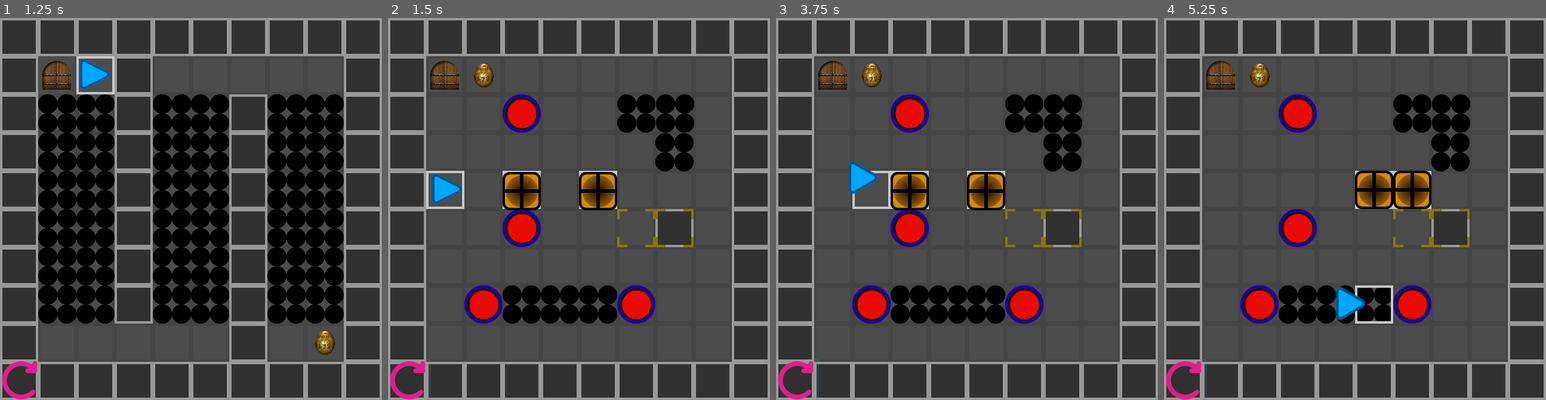
Above: before the commit, frames 1-4 (left to right).
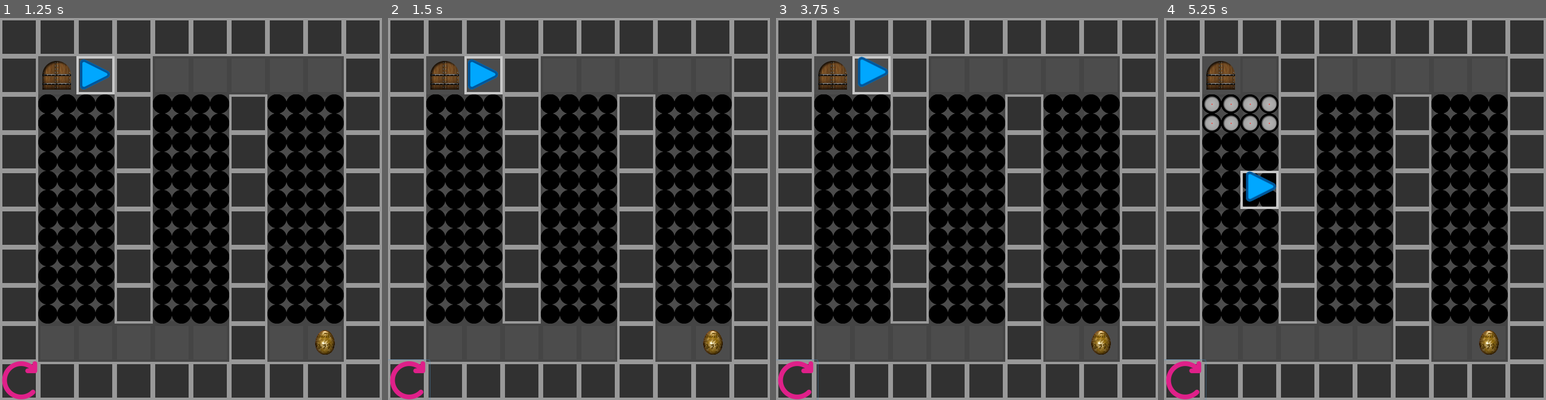
Above: after the commit, the same moments.

Repository: R4nKF1v3/minion2
Game: Godot game, scene res://Main.tscn
Same seed, same stepped clock (60 frames per second), same inputs: the game is played once before the commit and once after it.
Inputs (mouse positions are in pixels of both pictures, inside the frame that each line leads up to):
- Up to frame 1 (1.25 s): click "Start" at 0.5 s
- Up to frame 2 (1.5 s): click (407, 380) at 1.25 s
- Up to frame 3 (3.75 s): click (795, 380) at 2 s; click (795, 380) at 2.75 s; tap Enter at 3.5 s; hold Right (ui_right) from 3.53 s (still down)
- Up to frame 4 (5.25 s): release Right (ui_right) at 4.28 s; hold Down (ui_down) 4.28-5.03 s; hold Right (ui_right) from 5.03 s (still down)

Frame 1 is identical in both runs. In frame 2, 41% of the frame differs, in the area x 10-90%, y 10-90%; in frame 3, 41%; in frame 4, 42%.

Commit message:
Fixes

Diff:
--- a/Main.gd
+++ b/Main.gd
@@ -13,7 +13,6 @@
 	get_tree().paused = true
 
 func load_levels():
-	levels.push_back(preload("res://levels/levelTest/LevelTest.tscn"))
 	levels.push_back(preload("res://levels/Nivel01/Level01.tscn"))
 	levels.push_back(preload("res://levels/Nivel02/Level02.tscn"))
 	levels.push_back(preload("res://levels/EndCard/EndCard.tscn"))
--- a/globals/signals.gd
+++ b/globals/signals.gd
@@ -3,7 +3,7 @@
 signal enabled(id_list)
 signal disabled(id_list)
 signal toggle_lock(id_list)
-signal enable_wof
+signal trophy_picked_up
 signal game_start
 signal game_over
 signal level_end
--- a/levels/Nivel02/Level02.tscn
+++ b/levels/Nivel02/Level02.tscn
@@ -3,9 +3,9 @@
 [ext_resource path="res://levels/Level.tscn" type="PackedScene" id=1]
 [ext_resource path="res://props/receivers/interactables/floor_spikes/FloorSpikes.tscn" type="PackedScene" id=2]
 [ext_resource path="res://props/buttons/SequentialTrigger/SequentialTrigger.tscn" type="PackedScene" id=3]
-[ext_resource path="res://actors/box/Box.tscn" type="PackedScene" id=4]
-[ext_resource path="res://props/receivers/WallToggler/WallToggler.tscn" type="PackedScene" id=5]
-[ext_resource path="res://actors/player/Player.tscn" type="PackedScene" id=6]
+[ext_resource path="res://actors/player/Player.tscn" type="PackedScene" id=4]
+[ext_resource path="res://actors/box/Box.tscn" type="PackedScene" id=5]
+[ext_resource path="res://props/receivers/WallToggler/WallToggler.tscn" type="PackedScene" id=6]
 
 [node name="Level2" index="0" instance=ExtResource( 1 )]
 
@@ -53,17 +53,17 @@
 [node name="Sprite" parent="Props/picos antes del trofeo/SequentialTrigger2" index="0"]
 visible = false
 
-[node name="Box" parent="Props" index="1" instance=ExtResource( 4 )]
-position = Vector2( 224, 160 )
-
-[node name="WallToggler" parent="Props" index="2" instance=ExtResource( 5 )]
-position = Vector2( 351.579, 287.193 )
-
 [node name="Grid" parent="." index="2"]
 tile_data = PoolIntArray( 0, 1, 0, 1, 1, 0, 2, 1, 0, 3, 1, 0, 4, 1, 0, 5, 1, 0, 6, 1, 0, 7, 1, 0, 8, 1, 0, 9, 1, 0, 655 …(582 unchanged characters)…
 
-[node name="Player" parent="Grid" index="0" instance=ExtResource( 6 )]
+[node name="Player" parent="Grid" index="0" instance=ExtResource( 4 )]
 position = Vector2( 96.6, 100.4 )
+
+[node name="Box" parent="Grid" index="1" instance=ExtResource( 5 )]
+position = Vector2( 224, 160 )
+
+[node name="WallToggler" parent="AboveProps" index="0" instance=ExtResource( 6 )]
+position = Vector2( 351.579, 287.193 )
 
 [editable path="Props/picos antes del trofeo/SequentialTrigger"]
 
--- a/props/progress/EndLevel/EndLevel.gd
+++ b/props/progress/EndLevel/EndLevel.gd
@@ -1,8 +1,18 @@
 extends "res://props/progress/StageTrigger.gd"
 
+var enabled = false
+
+func _ready():
+	signals.connect("trophy_picked_up", self, "_on_trophy_picked")
+
 func _on_Area2D_body_entered(body):
-	if body.name == "Player":
+	if enabled and body.name == "Player":
 		signals.emit_signal("level_end")
-		$AnimationPlayer.play("open")
-		yield($AnimationPlayer, "animation_finished")
-		signals.emit_signal("pause")
+		$Timer.start()
+
+func _on_trophy_picked():
+	enabled = true
+	$AnimationPlayer.play("open")
+
+func _on_Timer_timeout():
+	signals.emit_signal("pause")
--- a/props/progress/EndLevel/EndLevel.tscn
+++ b/props/progress/EndLevel/EndLevel.tscn
@@ -40,3 +40,8 @@
 
 [node name="AnimationPlayer" type="AnimationPlayer" parent="." index="2"]
 anims/open = SubResource( 3 )
+
+[node name="Timer" type="Timer" parent="." index="3"]
+wait_time = 0.2
+one_shot = true
+[connection signal="timeout" from="Timer" to="." method="_on_Timer_timeout"]
--- a/props/progress/Trophy/Trophy.gd
+++ b/props/progress/Trophy/Trophy.gd
@@ -1,13 +1,6 @@
 extends "res://props/progress/StageTrigger.gd"
 
-var holders : = []
-
 func _on_Area2D_body_entered(body):
-	holders.push_front(body)
-	$Sprite.visible = false
-
-func _on_Area2D_body_exited(body):
-	holders.remove(holders.find(body))
-	if holders.empty():
-		signals.emit_signal("enable_wof")
-		queue_free()
+	if body.name == "Player":
+		$Sprite.visible = false
+		signals.emit_signal("trophy_picked_up")
--- a/props/progress/WallOfFire/WallOfFire.gd
+++ b/props/progress/WallOfFire/WallOfFire.gd
@@ -4,7 +4,7 @@
 
 func _ready():
 	set_physics_process(false)
-	signals.connect("enable_wof", self, "_on_enabled")
+	signals.connect("trophy_picked_up", self, "_on_enabled")
 	signals.connect("level_end", self, "_on_level_end")
 
 func _physics_process(delta):
